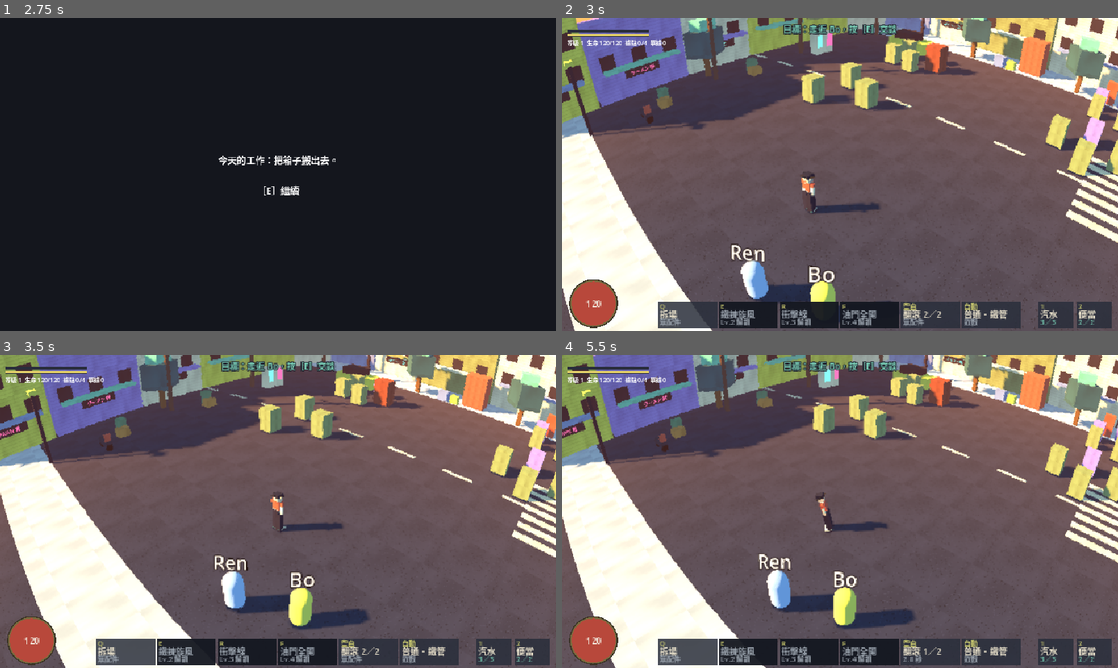
Above: before the commit, frames 1-4 (two rows, left to right).
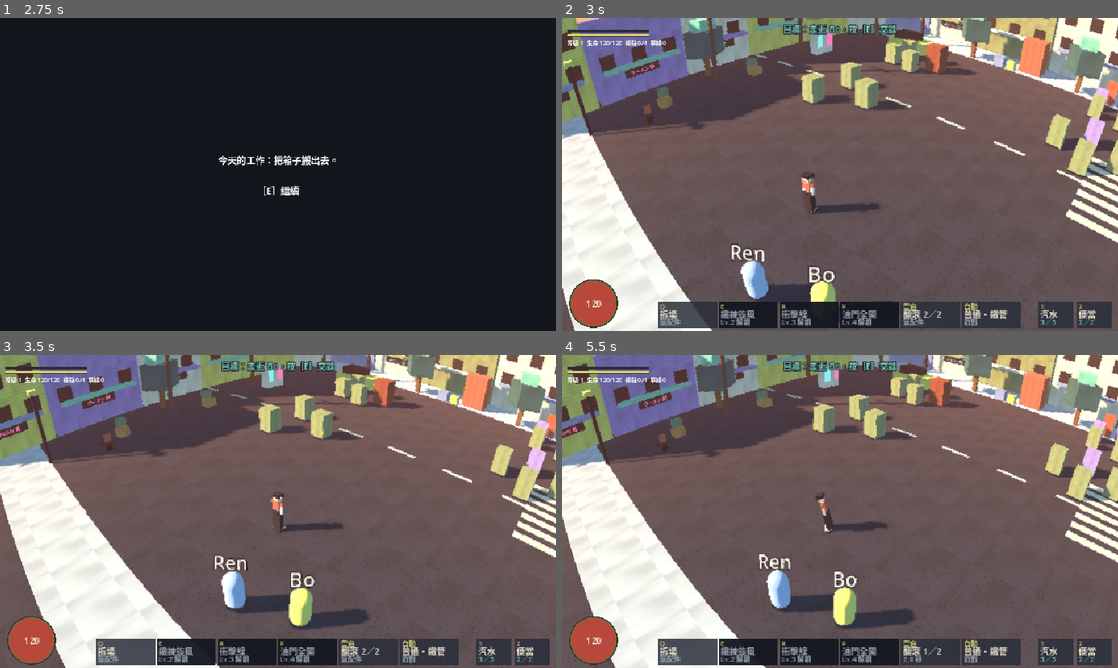
Above: after the commit, the same moments.

Repository: yauchai2/Game-Lab-2
Game: Godot game, scene res://game/title.tscn
Two runs of this game, one before a commit and one after it. Both use one fixed random seed, a clock stepped at 60 frames per second and the inputs below.
Inputs (mouse positions are in pixels of both pictures, inside the frame that each line leads up to):
- Up to frame 1 (2.75 s): click "新遊戲" at 0.5 s; click "選擇" at 1.25 s; tap Enter at 2 s; move the mouse to (400, 158) at 2.02 s; hold D from 2.03 s (still down); tap V at 2.1 s; click (400, 158) at 2.17 s; tap Space at 2.27 s
- Up to frame 2 (3 s): release D at 2.75 s; tap Space at 2.75 s; drag from (728, 190) to (812, 237) at 2.77 s
- Up to frame 3 (3.5 s): no input
- Up to frame 4 (5.5 s): move the mouse to (895, 442) at 3.52 s; hold D 3.53-4.25 s; tap E at 3.6 s; tap V at 3.8, 5.3 s; drag from (812, 574) to (673, 464) at 4.27 s; move the mouse to (1006, 558) at 5.02 s; hold A from 5.03 s (still down); tap Keypad Enter at 5.1 s; tap Space at 5.27 s

Frame 1 is identical in both runs. In frame 2, 0.2% of the frame differs, in the area x 1-100%, y 0-91%; in frame 3, 0.3%; in frame 4, 0.3%, in the area x 0-100%, y 0-87%.

Commit message:
關閉調色，保留按章節設定的接口；設定頁移除調色項
Co-Authored-By: Claude Sonnet 5.5 <noreply@anthropic.com>
Claude-Session: https://claude.ai/code/session_018tqqU7rwEZ4u67toavQ9ri

Diff:
--- a/game/scripts/fisheye.gd
+++ b/game/scripts/fisheye.gd
@@ -51,7 +51,7 @@
 
 func _process(_delta: float) -> void:
 	mat.set_shader_parameter("k", GS.fisheye_k())
-	mat.set_shader_parameter("grade", float(GS.v["grade"]))
+	mat.set_shader_parameter("grade", GS.grade_strength)
 	var vs := get_viewport().get_visible_rect().size
 	mat.set_shader_parameter("aspect", vs.x / vs.y)
 	var root := get_tree().root
@@ -59,9 +59,7 @@
 
 func _unhandled_input(event: InputEvent) -> void:
 	if event is InputEventKey and event.pressed and not event.echo and event.keycode == KEY_V:
-		var on: bool = GS.v["fisheye"] > 0 or GS.v["grade"] == 1
-		GS.v["fisheye"] = 0 if on else 2
-		GS.v["grade"] = 0 if on else 1
+		GS.v["fisheye"] = 0 if GS.v["fisheye"] > 0 else 2
 
 ## 滑鼠在（扭曲後）畫面上的位置 → 對應 3D 畫面（未扭曲）的位置。關掉濾鏡時原樣返回。
 static func warp_pos(pos: Vector2, view_size: Vector2) -> Vector2:
--- a/game/scripts/game_settings.gd
+++ b/game/scripts/game_settings.gd
@@ -10,10 +10,12 @@
 
 const DEFAULTS := {
 	"master": 100, "music": 70, "sfx": 100,
-	"fullscreen": 0, "render": 1, "fisheye": 2, "grade": 1, "shadows": 1, "vsync": 1,
+	"fullscreen": 0, "render": 1, "fisheye": 2, "shadows": 1, "vsync": 1,
 	"shake": 2, "hit_stop": 1, "damage_numbers": 1, "zoom_speed": 1, "hide_common": 0,
 }
 
+## 調色強度（0＝關）。暫時不調色，之後按章節內容設定，由章節程式改這個值。
+static var grade_strength := 0.0
 static var v := DEFAULTS.duplicate()
 static var loaded := false
 
--- a/game/scripts/settings_menu.gd
+++ b/game/scripts/settings_menu.gd
@@ -14,7 +14,6 @@
 	["fullscreen", "顯示模式", "cycle", ["視窗", "全螢幕"]],
 	["render", "3D 解析度", "cycle", ["低（960）", "標準（1280）", "高（1920）", "原生"]],
 	["fisheye", "魚眼強度", "cycle", ["關", "弱", "標準", "強"]],
-	["grade", "調色", "cycle", ["關", "開"]],
 	["shadows", "陰影", "cycle", ["關", "開"]],
 	["vsync", "垂直同步", "cycle", ["關", "開"]],
 ]
@@ -25,7 +24,7 @@
 	["zoom_speed", "滾輪縮放速度", "cycle", ["慢", "標準", "快"]],
 	["hide_common", "隱藏白色掉落名牌", "cycle", ["關", "開"]],
 ]
-const KEYS_TEXT := "操作\nWASD 移動　空白鍵 翻滾\nQ／E／R／F 技能　Shift 格擋\n滑鼠中鍵拖曳 轉鏡頭　滾輪 縮放\nC 工作枱　Z 隱藏白色名牌\nM 音樂　V 魚眼與調色\nEsc 設定"
+const KEYS_TEXT := "操作\nWASD 移動　空白鍵 翻滾\nQ／E／R／F 技能　Shift 格擋\n滑鼠中鍵拖曳 轉鏡頭　滾輪 縮放\nC 工作枱　Z 隱藏白色名牌\nM 音樂　V 魚眼\nEsc 設定"
 
 var in_game := false
 var was_paused := false
Not shown, changed: docs/art/style-guide.md
Not shown, changed: docs/guides/godot-setup.md
